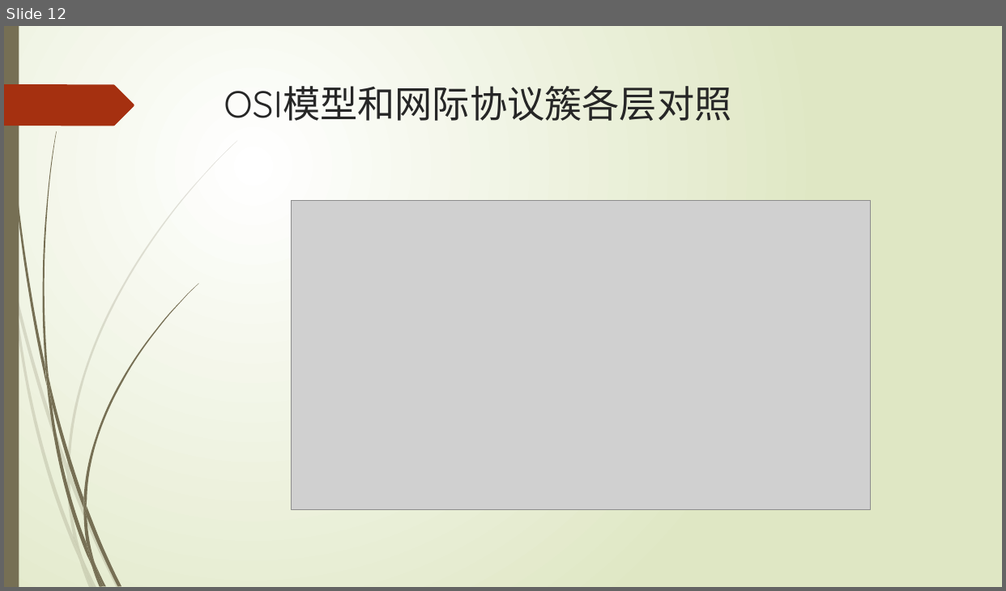
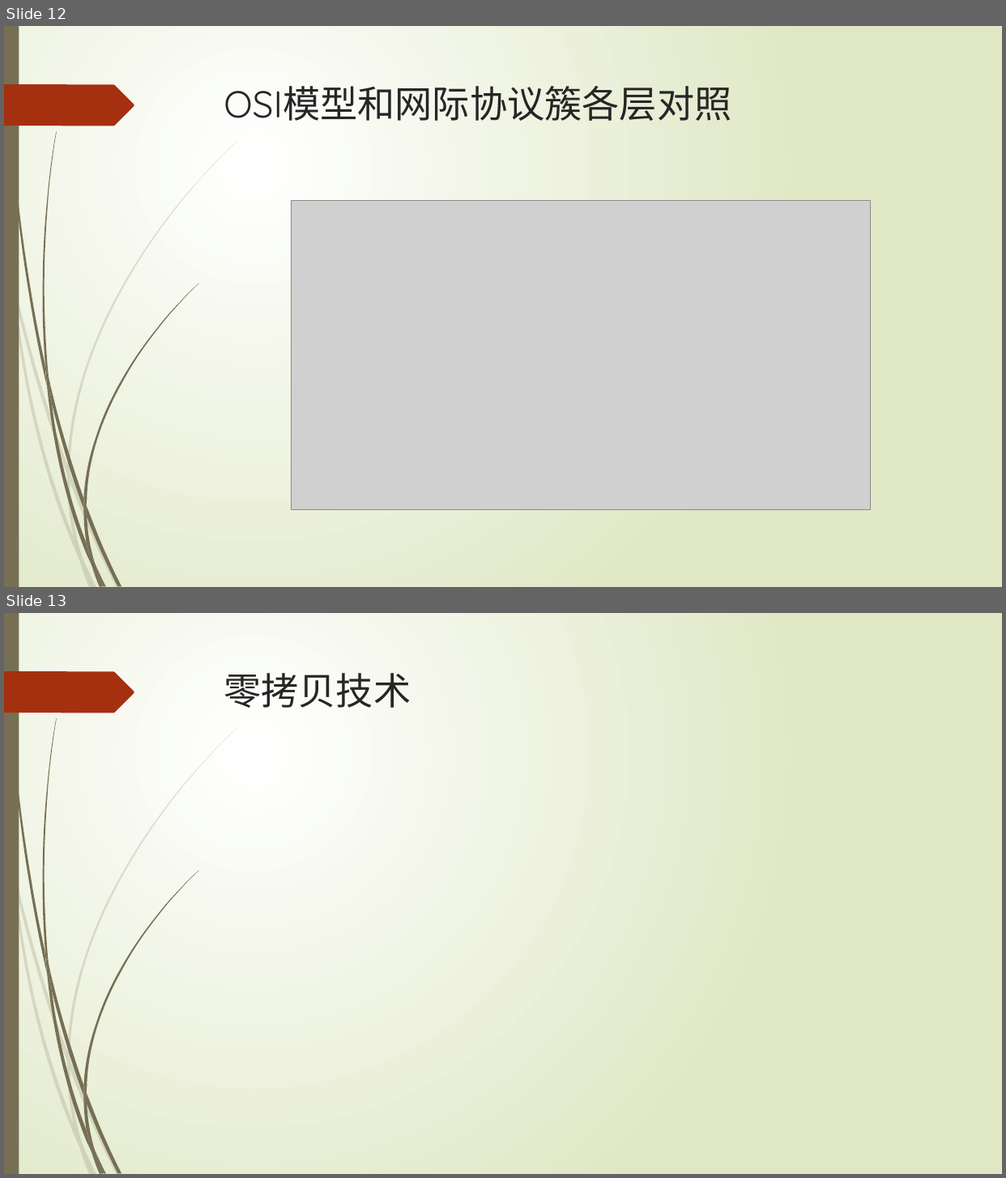
Before and after one commit to xljnc/chatroom, a slide deck: doc/I:O简介.pptx. Shown one above the other, each under a label of ours: slide 12 before the commit, slides 12 and 13 after it. The pictures are 1006x591 and 1006x1178 pixels, drawn with LibreOffice and Linux fonts; fonts in the diff are those of the drawing; grey boxes stand for pictures. Boxes give left, top, right and bottom in pixels: in the first picture for what was removed or moved away, otherwise in the second. Text is boxed around its words. In the diff, an @@ line names an element or a change of style, - is before the commit and + after.

Commit message:
dev分支 by yipin 2021-06-29

```diff
--- a/doc/I:O简介.pptx
+++ b/doc/I:O简介.pptx
@@ slide 13 added at (4, 613, 1002, 1174), background gradient #FFFFFF to #DFE8C4; not listed: 24 template elements that a slide beside it also shows @@
@@ title added at (224, 673, 411, 708), 36 pt, text #262626 @@
+零拷贝技术
```
